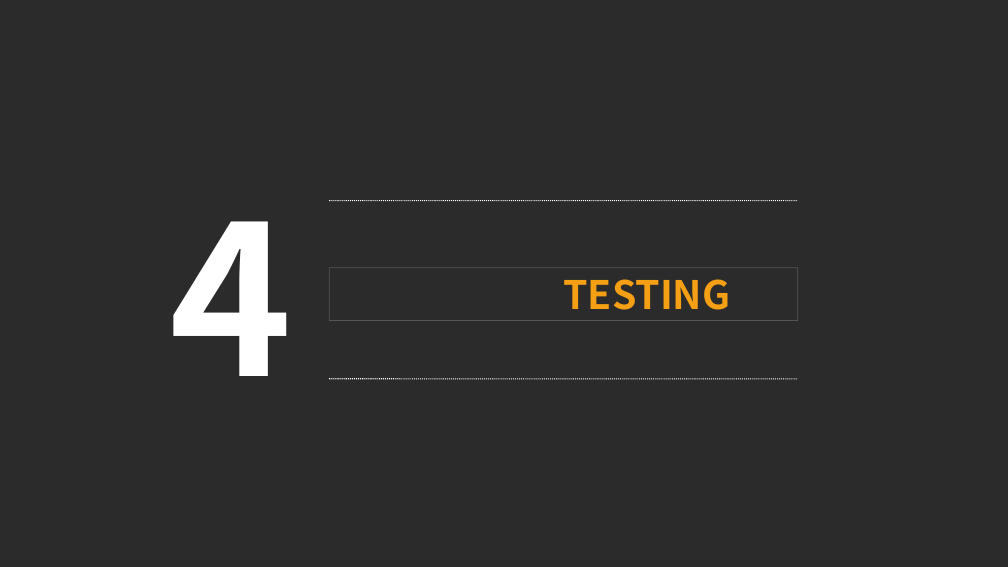
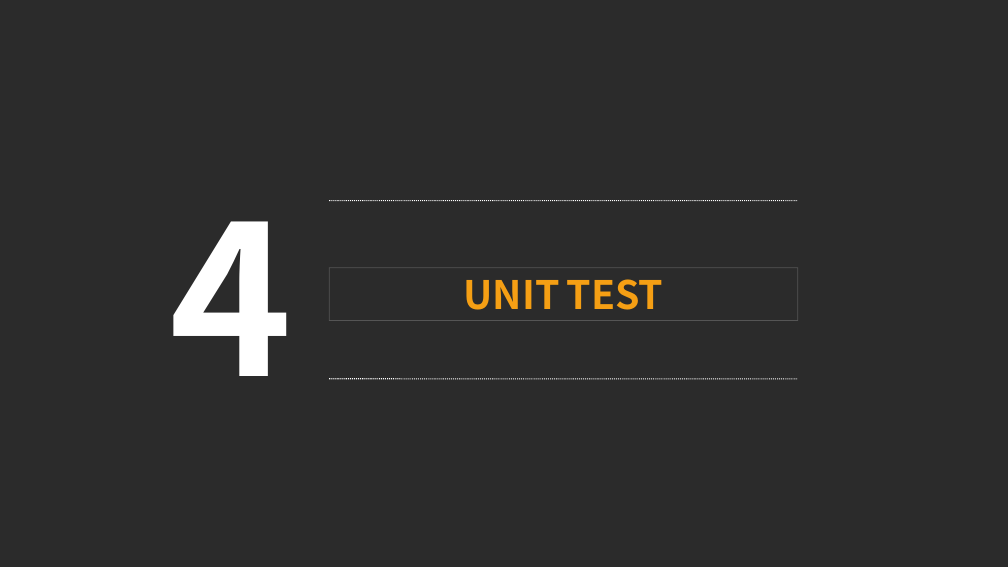
Before and after one commit to kinyang007/CSYE7200_Team5, a slide deck: slide 14 of Final_Presentation_Team_5 .pptx. Drawn at 1008x567 pixels with LibreOffice and Linux fonts; fonts in the diff are those of the drawing; background and template pictures are left out; a plain dark background stands for a picture behind light text. Boxes give left, top, right and bottom in pixels: in the first picture for what was removed or moved away, otherwise in the second. Text is boxed around its words. In the diff, an @@ line names an element or a change of style, - is before the commit and + after.

```diff
--- a/Final_Presentation_Team_5 .pptx
+++ b/Final_Presentation_Team_5 .pptx
@@ text in rectangle at [464,279,664,310]: text changed @@
-TESTING
+UNIT TEST
```
Also in this commit, not shown: 8 other slides changed, 1 slide removed.
